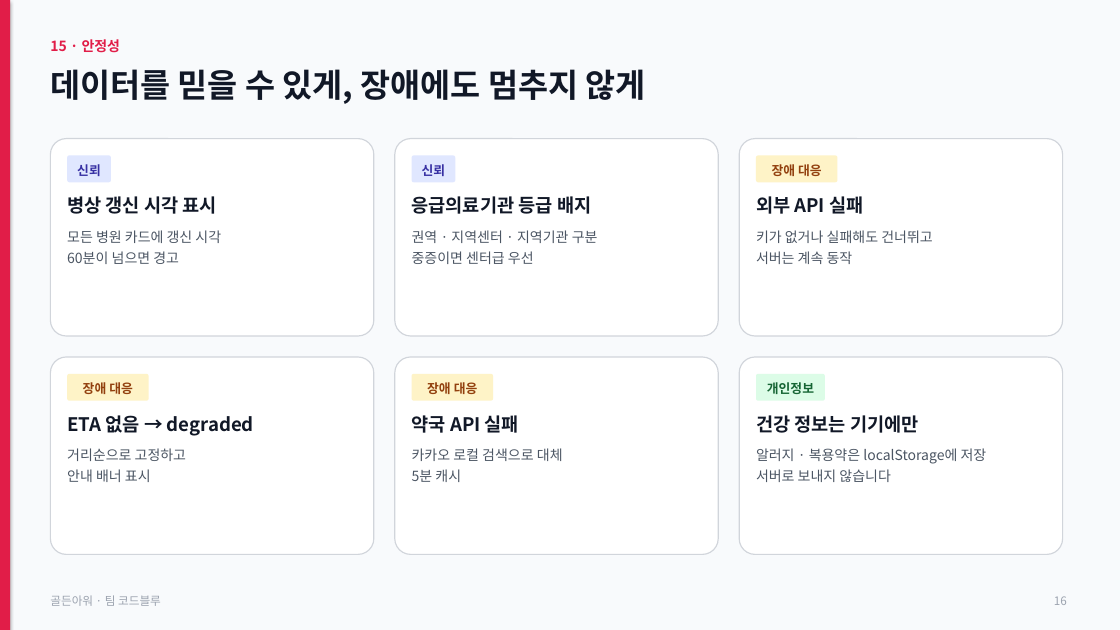
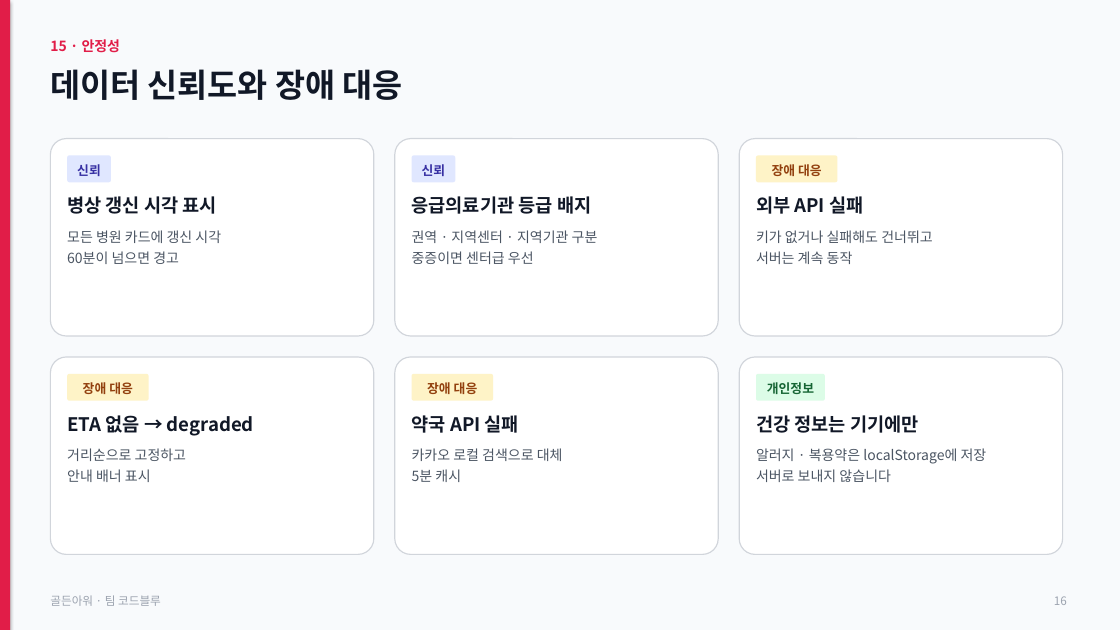
Before and after one commit to jhh1216/hourppt, a slide deck: slide 16 of golden-hour.pptx. Drawn at 1120x630 pixels with LibreOffice and Linux fonts; fonts in the diff are those of the drawing. Boxes give left, top, right and bottom in pixels: in the first picture for what was removed or moved away, otherwise in the second. Text is boxed around its words. In the diff, an @@ line names an element or a change of style, - is before the commit and + after.

```diff
--- a/golden-hour.pptx
+++ b/golden-hour.pptx
@@ text at bbox=[50, 69, 403, 100]: text changed @@
-데이터를 믿을 수 있게, 장애에도 멈추지 않게
+데이터 신뢰도와 장애 대응
```
Also in this commit, not shown: 7 other slides changed, 2 other files.
